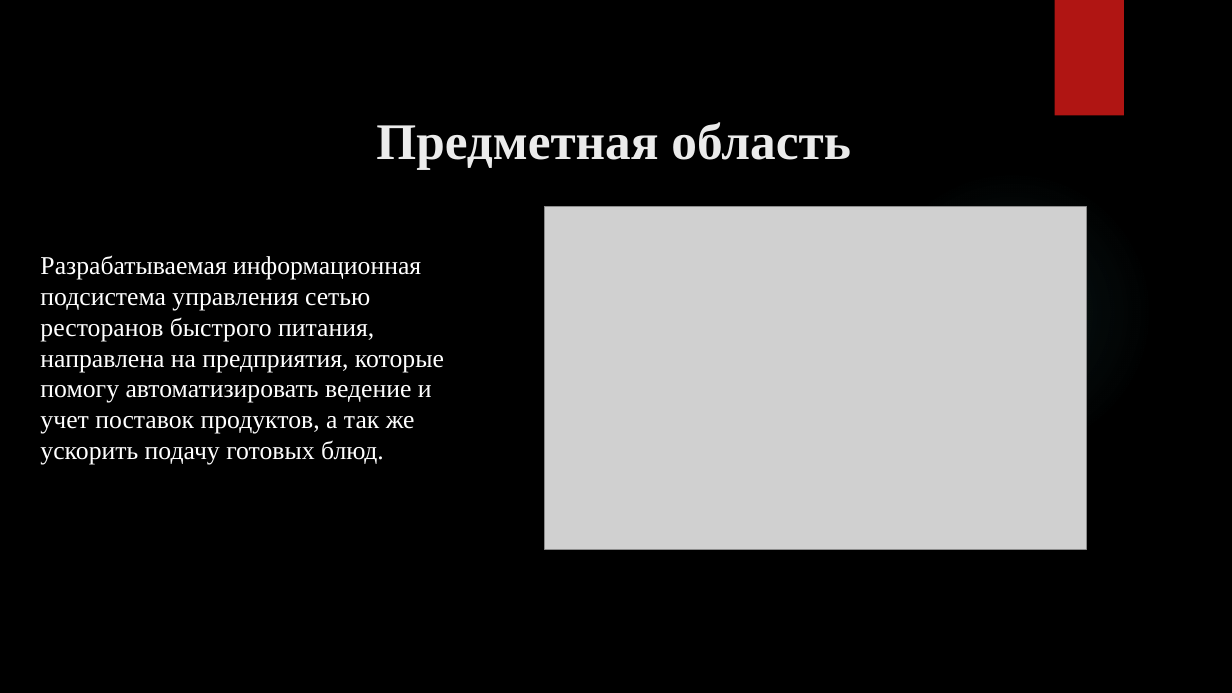
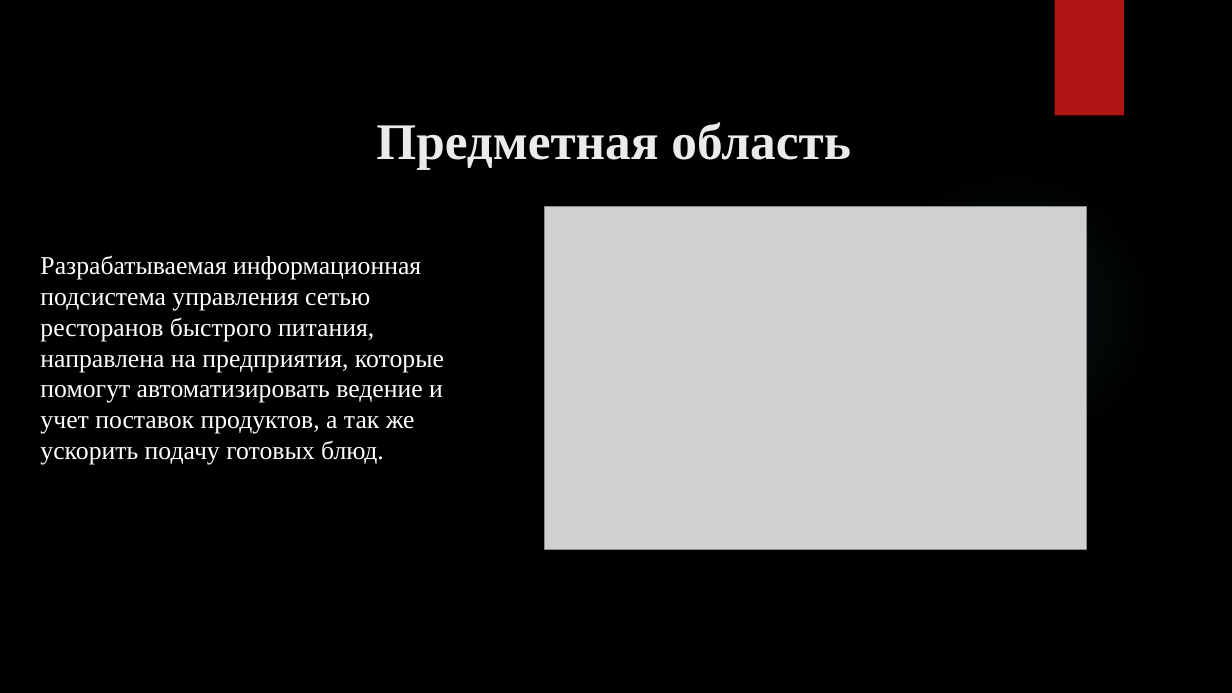
Before and after one commit to nefir2/kur, a slide deck: slide 4 of well, this is mine/DONE/presentation/presentation.pptx. Drawn at 1232x693 pixels with LibreOffice and Linux fonts; fonts in the diff are those of the drawing; grey boxes stand for pictures; background and template pictures are left out. Boxes give left, top, right and bottom in pixels: in the first picture for what was removed or moved away, otherwise in the second. Text is boxed around its words. In the diff, an @@ line names an element or a change of style, - is before the commit and + after.

```diff
--- a/well, this is mine/DONE/presentation/presentation.pptx
+++ b/well, this is mine/DONE/presentation/presentation.pptx
@@ text at bbox=[40, 255, 444, 465]: text changed @@
-Разрабатываемая информационная подсистема управления сетью ресторанов быстрого питания, направлена на предприятия, которые помогу автоматизировать ведение и учет поставок продуктов, а так же ускорить подачу готовых блюд.
+Разрабатываемая информационная подсистема управления сетью ресторанов быстрого питания, направлена на предприятия, которые помогут автоматизировать ведение и учет поставок продуктов, а так же ускорить подачу готовых блюд.
```
Also in this commit, not shown: 4 other slides changed, 2 other files.
